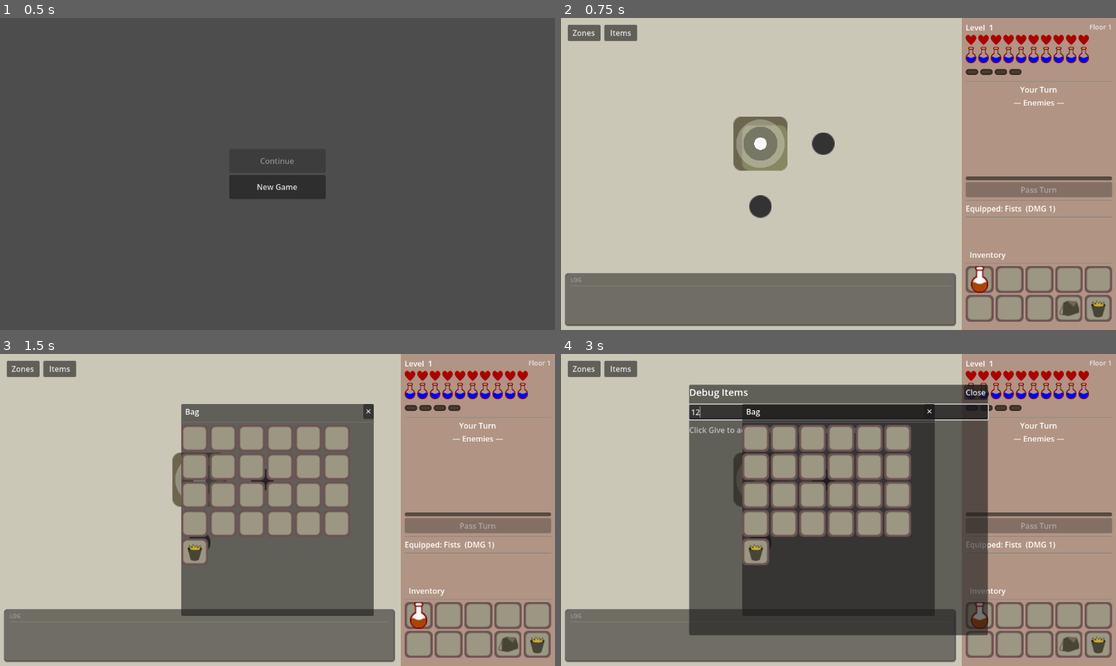
Above: before the commit, frames 1-4 (two rows, left to right).
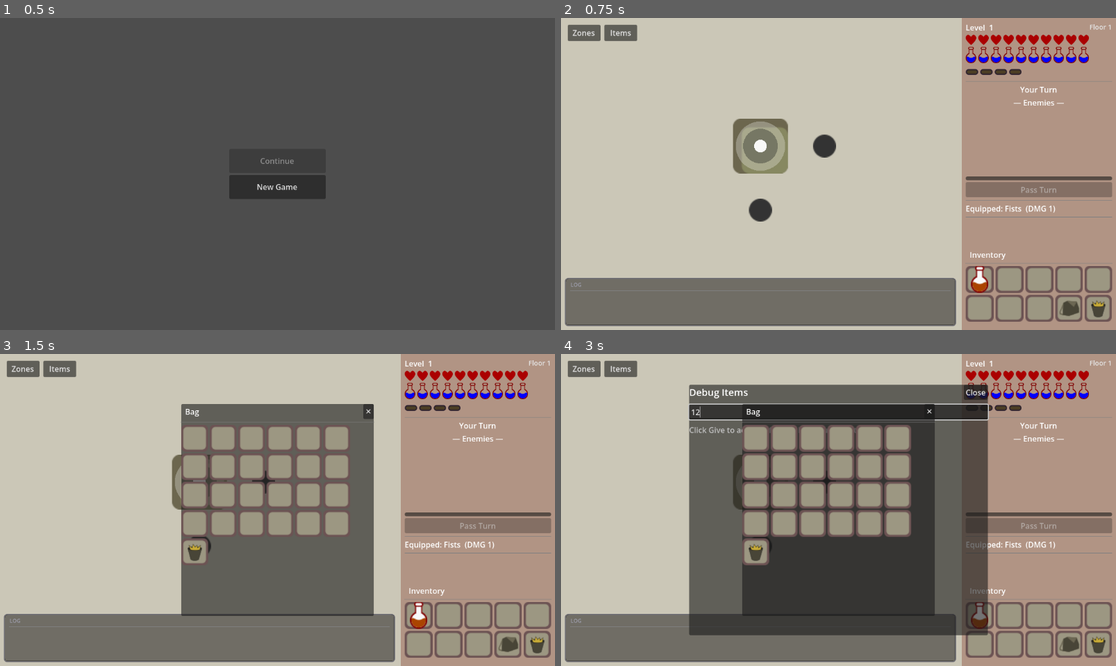
Above: after the commit, the same moments.

Repository: jiexdrop/run-reset
Game: Godot game, scene res://scenes/init.tscn
Two runs of this game, one before a commit and one after it. Both use one fixed random seed, a clock stepped at 60 frames per second and the inputs below.
Inputs (mouse positions are in pixels of both pictures, inside the frame that each line leads up to):
- Up to frame 1 (0.5 s): no input
- Up to frame 2 (0.75 s): click "New Game" at 0.5 s
- Up to frame 3 (1.5 s): click (510, 644) at 1.25 s
- Up to frame 4 (3 s): click "Items" at 2 s; click (838, 413) at 2.77 s; type "12" at 2.85 s

Frame 1 is identical in both runs. In frame 2, 2.0% of the frame differs, in the area x 0-72%, y 31-88%; in frame 3, 1.4%; in frame 4, 0.7%.

Commit message:
size of chatog

Diff:
--- a/scenes/main.tscn
+++ b/scenes/main.tscn
@@ -37,7 +37,7 @@
 [node name="SubViewport" type="SubViewport" parent="HBoxContainer/LeftColumn/SubViewportContainer" unique_id=1613080439]
 handle_input_locally = false
 physics_object_picking = true
-size = Vector2i(828, 522)
+size = Vector2i(828, 532)
 render_target_update_mode = 4
 
 [node name="Game" parent="HBoxContainer/LeftColumn/SubViewportContainer/SubViewport" unique_id=1830284763 instance=ExtResource("1_o5qli")]
@@ -51,7 +51,7 @@
 theme_override_constants/margin_bottom = 8
 
 [node name="ChatLog" type="PanelContainer" parent="HBoxContainer/LeftColumn/ChatMargin" unique_id=1468797961]
-custom_minimum_size = Vector2(0, 110)
+custom_minimum_size = Vector2(0, 100)
 layout_mode = 2
 script = ExtResource("3_chatlog")
 
